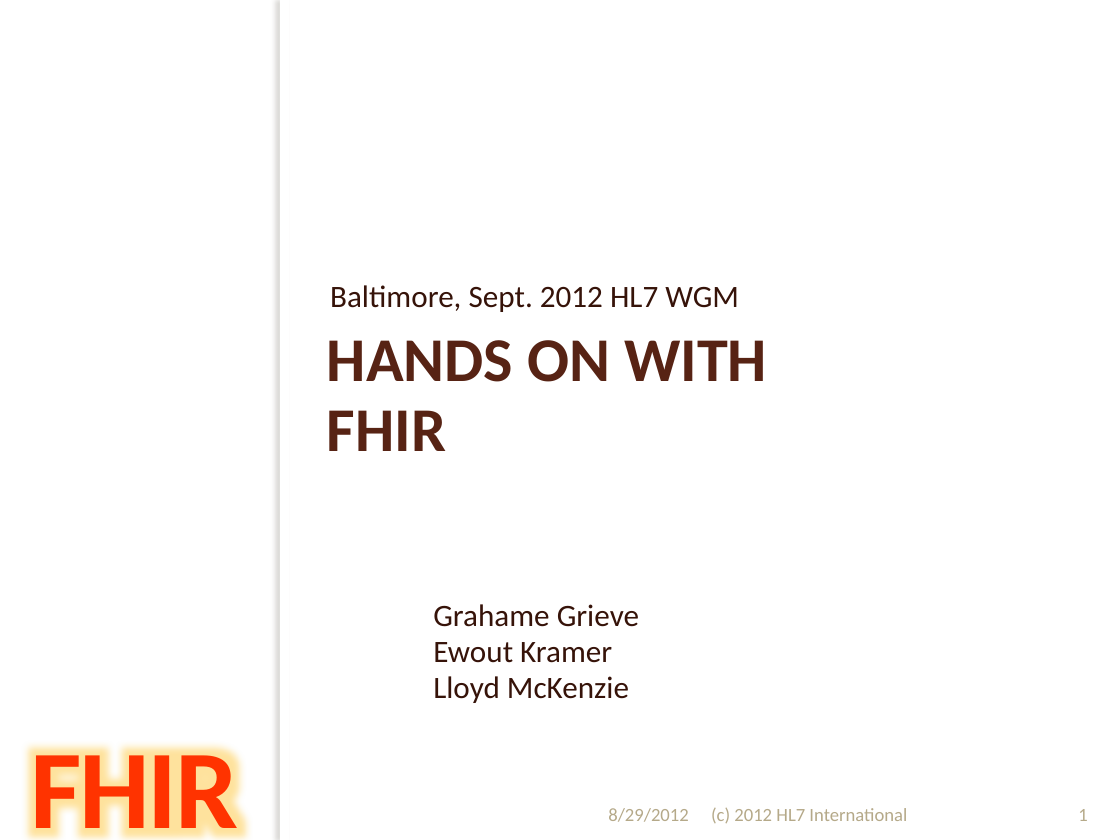
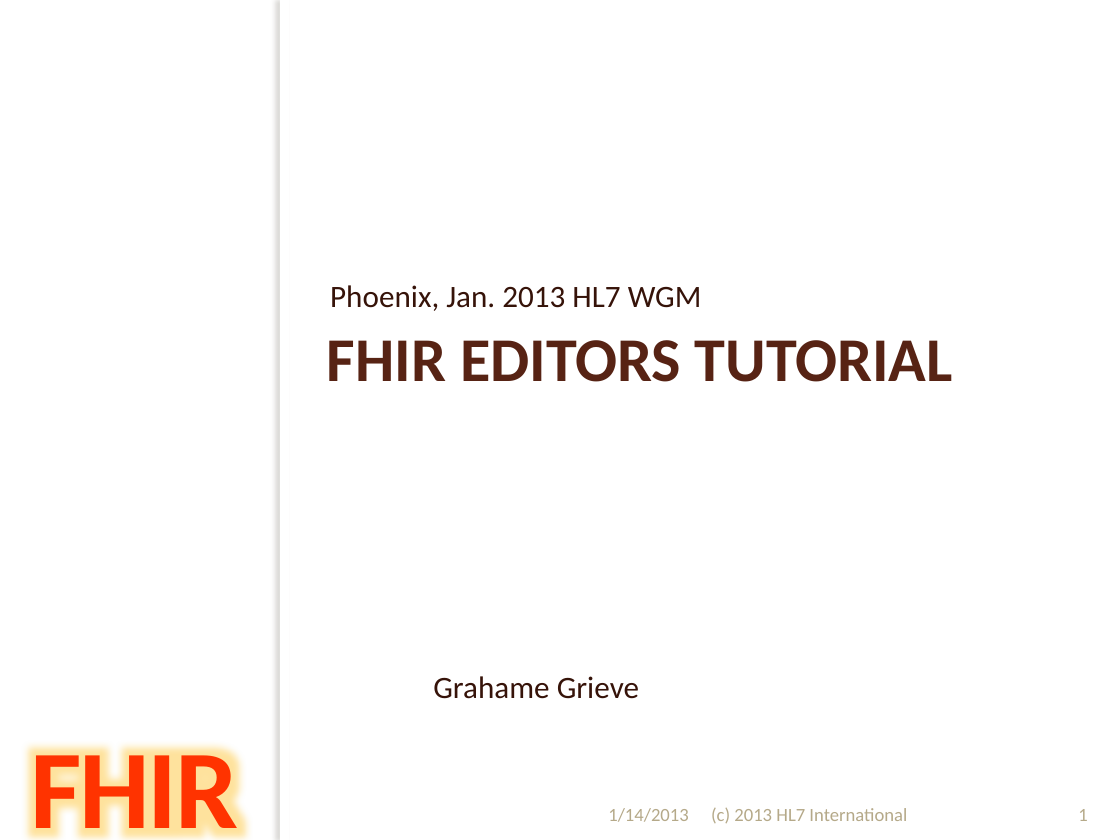
Before and after one commit to vista-novo/fhir, a slide deck: slide 1 of presentations/2012-Sept/201209 WGM Hands on with FHIR.pptx. Drawn at 1120x840 pixels with LibreOffice and Linux fonts; fonts in the diff are those of the drawing; background and template pictures are left out. Boxes give left, top, right and bottom in pixels: in the first picture for what was removed or moved away, otherwise in the second. Text is boxed around its words. In the diff, an @@ line names an element or a change of style, - is before the commit and + after.

```diff
--- a/presentations/2012-Sept/201209 WGM Hands on with FHIR.pptx
+++ b/presentations/2012-Sept/201209 WGM Hands on with FHIR.pptx
@@ text at [330, 285, 702, 311]: text changed @@
-Baltimore, Sept. 2012 HL7 WGM
+Phoenix, Jan. 2013 HL7 WGM
@@ title at [327, 340, 953, 382]: text changed @@
-HANDS ON WITH
-FHIR
+FHIR EDITORS TUTORIAL
@@ text at [433, 642, 629, 703]: paragraphs removed @@
-Ewout Kramer
-Lloyd McKenzie
@@ text at [608, 808, 689, 822]: text changed @@
-8/29/2012
+1/14/2013
@@ text at [711, 808, 907, 823]: text changed @@
-(c) 2012 HL7 International
+(c) 2013 HL7 International
```
Also in this commit, not shown: 47 other slides changed, 17 slides removed, 13 other files.
